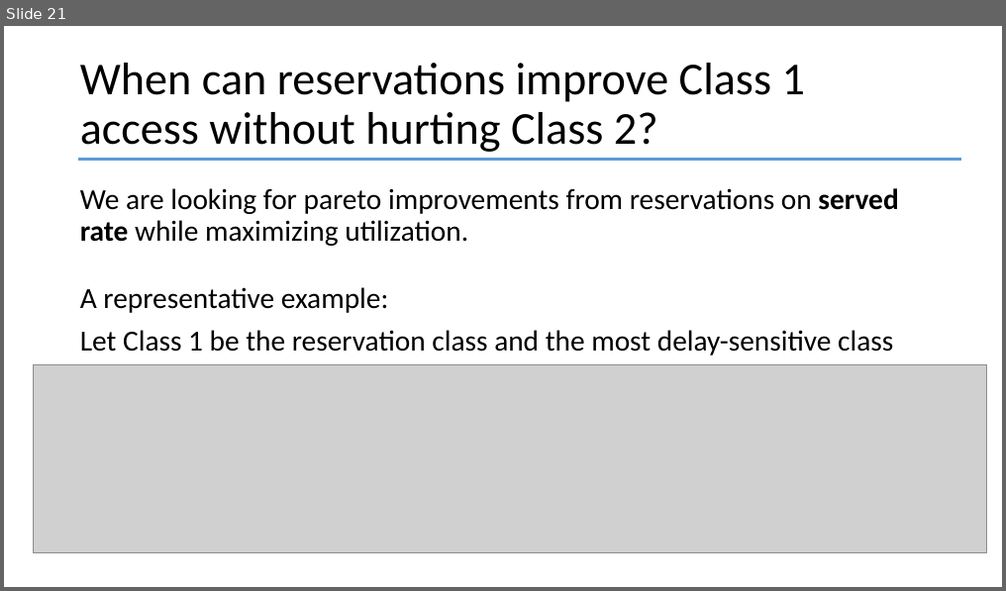
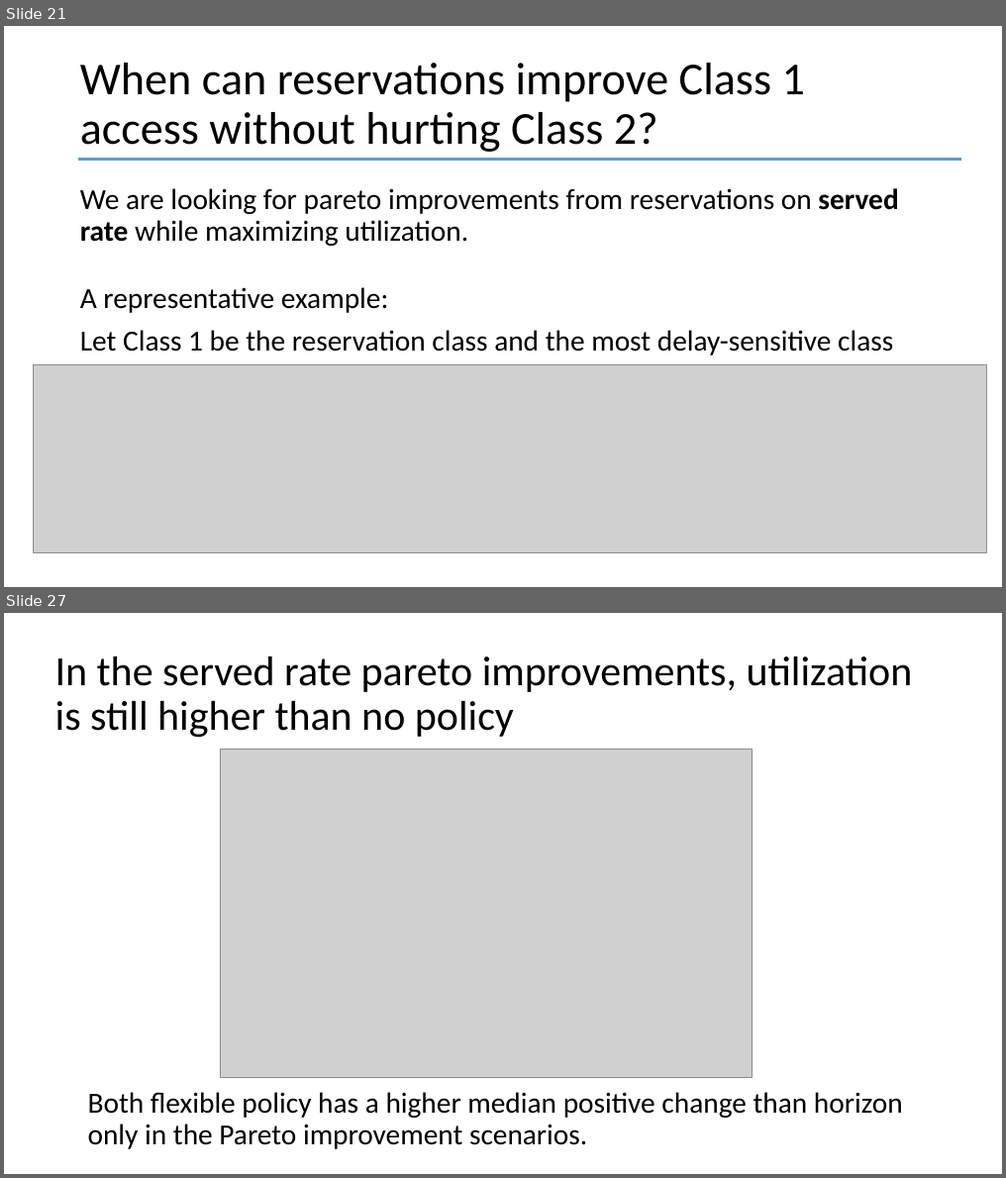
Before and after one commit to YcartXin/CUIMC-Appointment-Simulation, a slide deck: presentation/FCFS Presentation.pptx. Shown one above the other, each under a label of ours: slide 21 before the commit, slides 21 and 27 after it; the slides between them are not shown. The pictures are 1006x591 and 1006x1178 pixels, drawn with LibreOffice and Linux fonts; fonts in the diff are those of the drawing; grey boxes stand for pictures. Boxes give left, top, right and bottom in pixels: in the first picture for what was removed or moved away, otherwise in the second. Text is boxed around its words. In the diff, an @@ line names an element or a change of style, - is before the commit and + after.

```diff
--- a/presentation/FCFS Presentation.pptx
+++ b/presentation/FCFS Presentation.pptx
@@ slide 27 added at <box>4,613,1002,1174</box>, background #FFFFFF @@
@@ title added at <box>55,657,913,738</box>, 40 pt, text #000000 @@
+In the served rate pareto improvements, utilization is still higher than no policy
@@ picture added at <box>220,750,751,1078</box> @@
@@ text added at <box>88,1092,903,1150</box>, 28 pt, text #000000 @@
+Both flexible policy has a higher median positive change than horizon only in the Pareto improvement scenarios.
```
Also in this commit, not shown: 6 slides changed, 4 other slides added, 17 other files.
